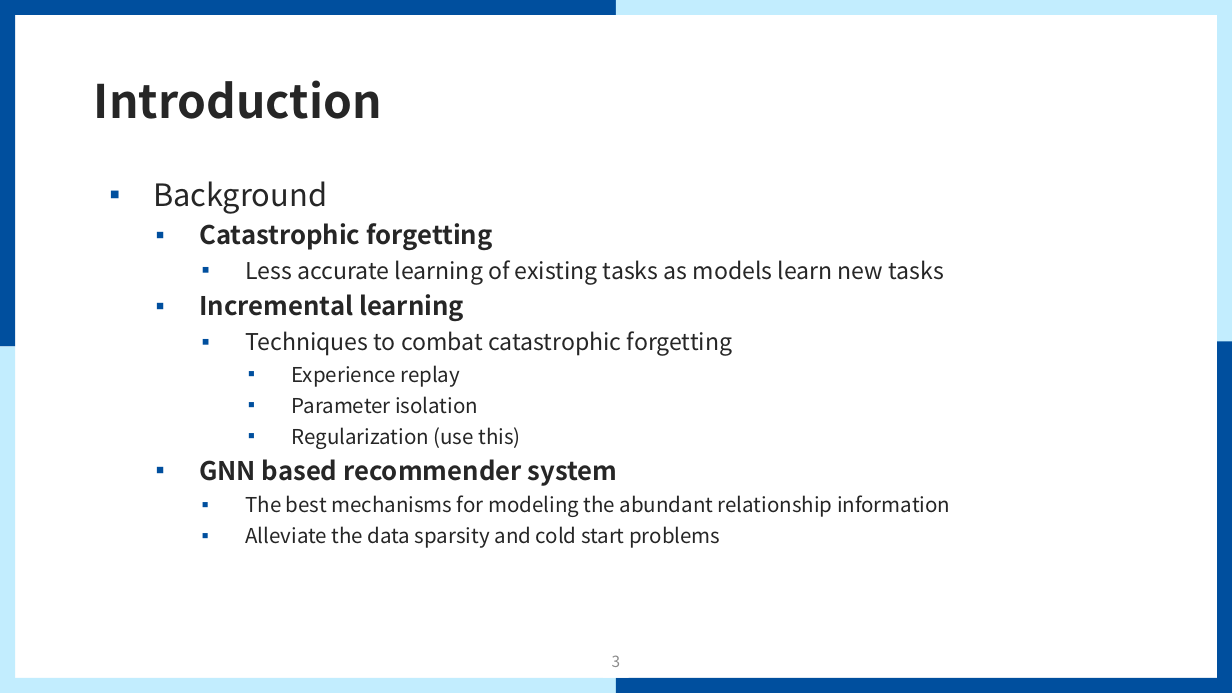
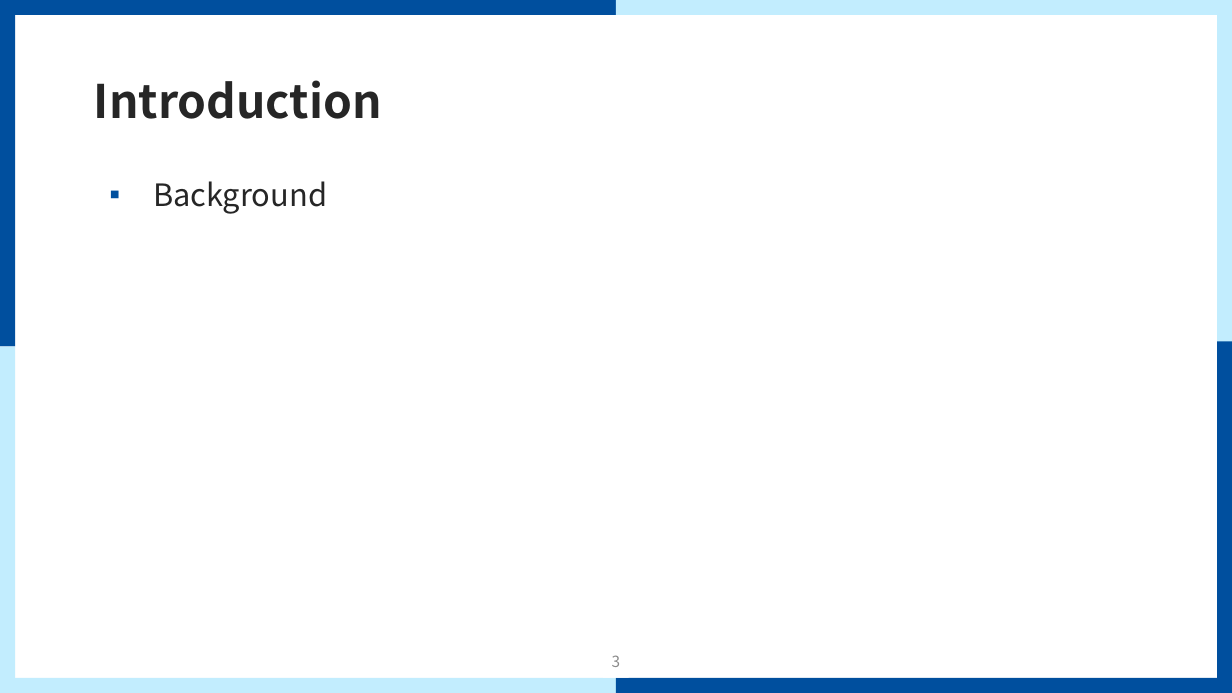
Before and after one commit to mmvv11/GraduateStudies, a slide deck: slide 3 of papers/review/GCN Review.pptx. Drawn at 1232x693 pixels with LibreOffice and Linux fonts; fonts in the diff are those of the drawing; background and template pictures are left out. Boxes give left, top, right and bottom in pixels: in the first picture for what was removed or moved away, otherwise in the second. Text is boxed around its words. In the diff, an @@ line names an element or a change of style, - is before the commit and + after.

Commit message:
연구실 리뷰 PPT 작업

```diff
--- a/papers/review/GCN Review.pptx
+++ b/papers/review/GCN Review.pptx
@@ text at (199, 223, 950, 548): paragraphs removed @@
-  ▪ Catastrophic forgetting
-    ▪ Less accurate learning of existing tasks as models learn new tasks
-  ▪ Incremental learning
-    ▪ Techniques to combat catastrophic forgetting
-      ▪ Experience replay
-      ▪ Parameter isolation
-      ▪ Regularization (use this)
-  ▪ GNN based recommender system
-    ▪ The best mechanisms for modeling the abundant relationship information
-    ▪ Alleviate the data sparsity and cold start problems
```
Also in this commit, not shown: 2 other files.
